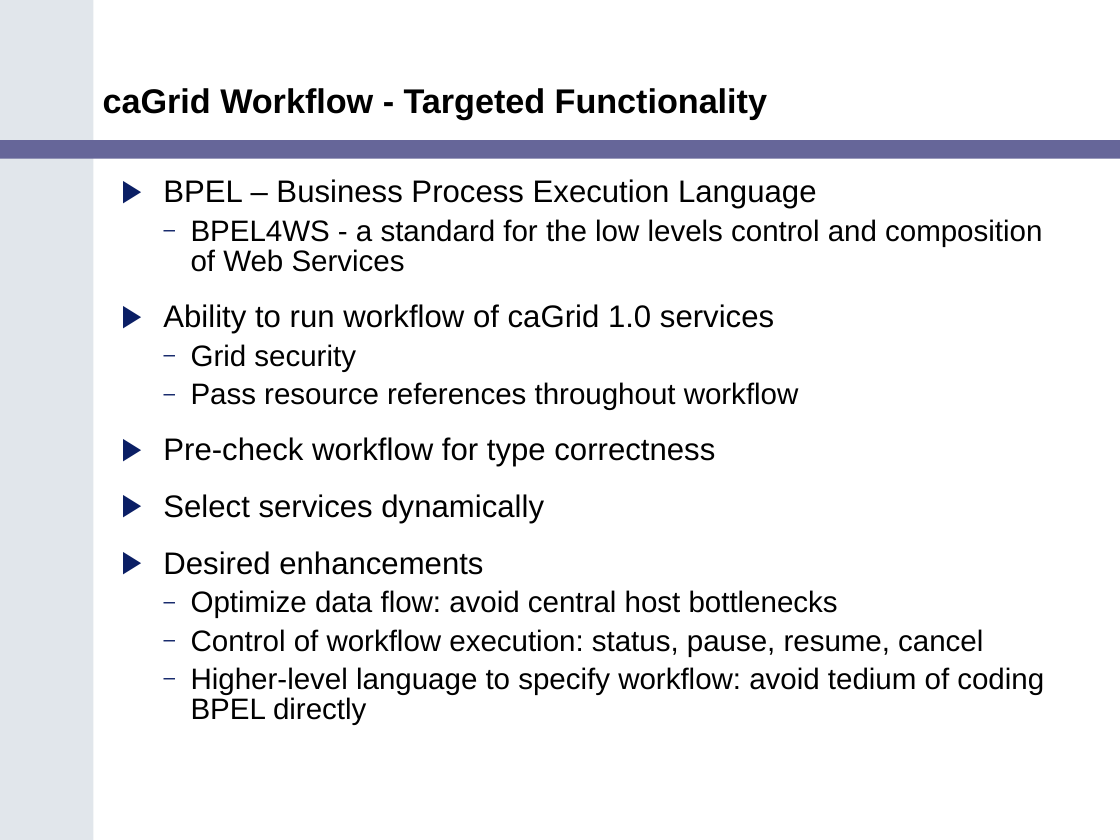
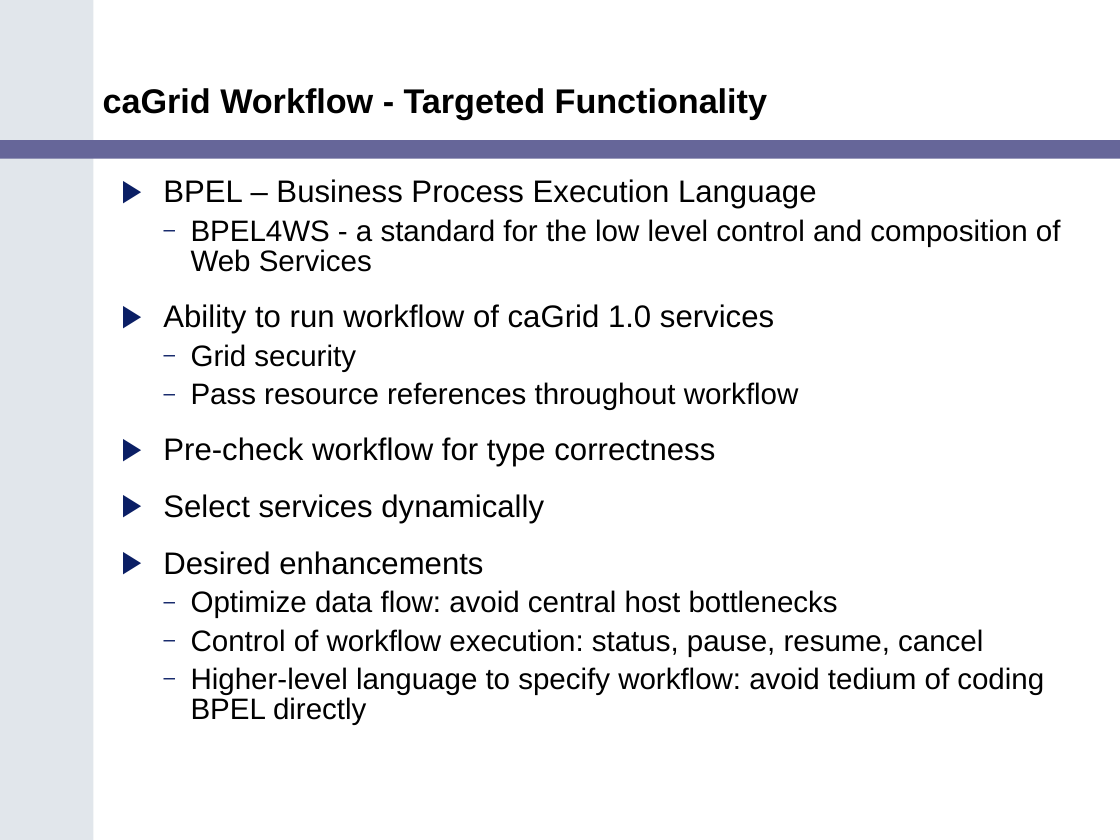
Before and after one commit to NCIP/cagrid-portal, a slide deck: slide 32 of cagrid-1-0/Documentation/presentations/200602_VCDE_ARCH/caGrid_Update_Arch_VCDE_Feb1.ppt. Drawn at 1120x840 pixels with LibreOffice and Linux fonts; fonts in the diff are those of the drawing; background and template pictures are left out. Boxes give left, top, right and bottom in pixels: in the first picture for what was removed or moved away, otherwise in the second. Text is boxed around its words. In the diff, an @@ line names an element or a change of style, - is before the commit and + after.

```diff
--- a/cagrid-1-0/Documentation/presentations/200602_VCDE_ARCH/caGrid_Update_Arch_VCDE_Feb1.ppt
+++ b/cagrid-1-0/Documentation/presentations/200602_VCDE_ARCH/caGrid_Update_Arch_VCDE_Feb1.ppt
@@ text at [191,219,1061,272]: text changed @@
-  – BPEL4WS - a standard for the low levels control and composition of Web Services
+  – BPEL4WS - a standard for the low level control and composition of Web Services
```
Also in this commit, not shown: 6 other slides changed, 3 slides added, 1 slide removed.
